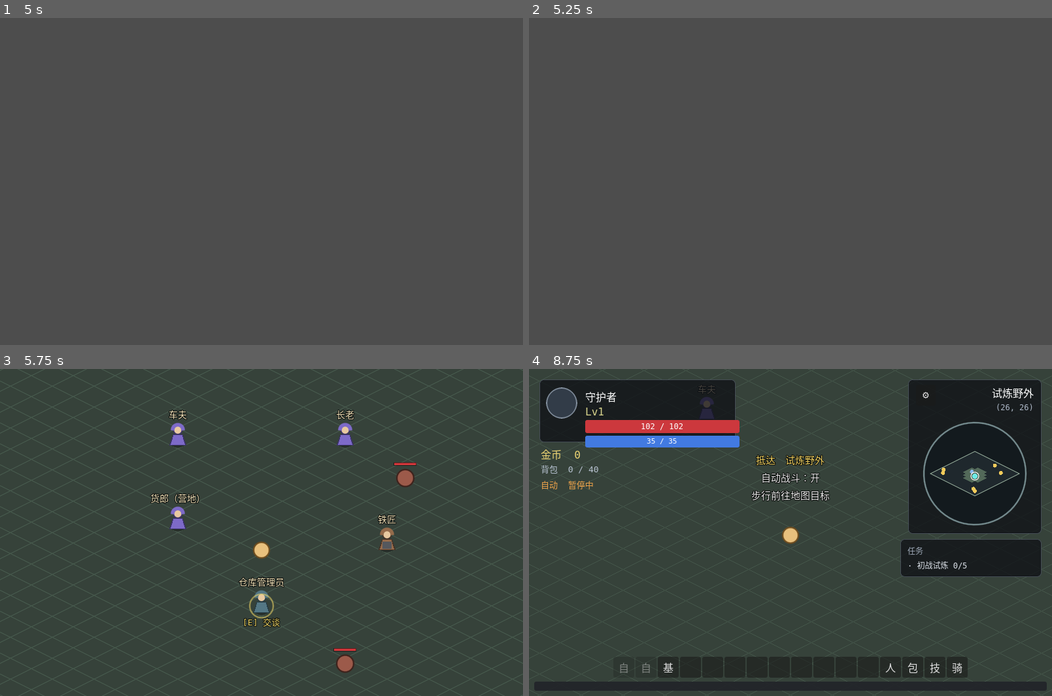
Above: before the commit, frames 1-4 (two rows, left to right).
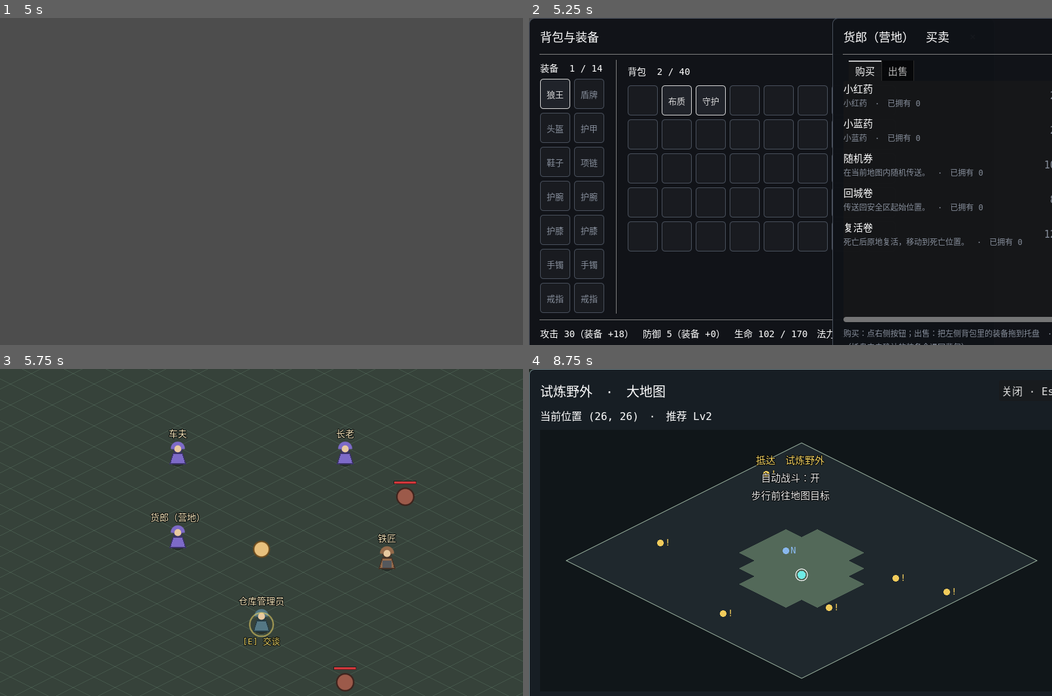
Above: after the commit, the same moments.

Repository: fengcms/DegenerateAge
Game: Godot game, scene res://tests/SmokeTest.tscn
The game is run twice, just before and just after one commit, with the same random seed, the same clock (stepped at 60 frames per second) and the same inputs. This scene is started directly instead of the project's main scene.
Inputs (mouse positions are in pixels of both pictures, inside the frame that each line leads up to):
- Up to frame 1 (5 s): tap Enter at 0.5, 2, 4.25 s; move the mouse to (376, 165) at 0.52 s; hold D (move_right) 0.53-1.25 s; hold Space (attack) 0.53-1.25 s; click (376, 165) at 0.67 s; drag from (156, 197) to (235, 246) at 1.27 s; move the mouse to (313, 109) at 2.02 s; hold D (move_right) 2.03-2.75 s; hold G (auto_pickup) 2.03-2.75 s; drag from (235, 246) to (104, 132) at 2.77 s; tap Space (attack) at 3.5 s; drag from (256, 171) to (287, 181) at 3.52 s; drag from (104, 132) to (183, 99) at 4.27 s
- Up to frame 2 (5.25 s): move the mouse to (816, 181) at 5.02 s; hold S (move_down) from 5.03 s (still down); tap = (hotbar_12) at 5.1 s; click (816, 181) at 5.17 s
- Up to frame 3 (5.75 s): keep holding S (move_down)
- Up to frame 4 (8.75 s): release S (move_down) at 5.75 s; drag from (712, 450) to (685, 548) at 5.77 s; move the mouse to (905, 516) at 6.52 s; hold W (move_up) 6.53-7.25 s; tap 3 (hotbar_3) at 6.6 s; drag from (685, 548) to (764, 597) at 7.27 s; tap Space (attack) at 8 s; move the mouse to (842, 460) at 8.02 s; hold S (move_down) from 8.03 s (still down); tap 5 (hotbar_5) at 8.1 s

Frame 1 is identical in both runs. In frame 2, 97% of the frame differs, in the area x 0-100%, y 0-100%; in frame 3, 3.4%; in frame 4, 75%.

Commit message:
feat(m6-0c): 批次结算 + 品质优先入包 + 未领取持久化 + 存档 schema 8（创意 07 §8/§11）
- monster.gd：整批掉落生成唯一 batchId；新增 _priority_order / _claim_rank
  按 传说→史诗→稀有→优秀→普通→药水/如意→金币 决定**认领序**（仅影响背包
  空间分配，展示序留 0d）；_spawn_drop 传 batch_id + persistent（精英/Boss）
- game_state.gd：新增未领取战利品 unclaimed_loot（逐条 + 全局唯一 uid）与
  add/remove/for/count/encode/apply 六个 API（镜像 spawn_respawn 模式）
- ground_item.gd：新增 persistent / batch_id / claim_uid；入包失败（精英/Boss）
  延后一帧登记（掉落方在 add_child 后才设落点）；领取成功注销记录 + 请求保存；
  persistent 不走 60s 淡出
- game.gd：进入地图重建本图未领取战利品（auto_claim=false + persistent=true，
  落点夹回图内）
- save_manager.gd：CURRENT_SCHEMA 7→8；_collect 写 unclaimedLoot；
  _migrate v<8 补空集合；_is_valid_save 增 _valid_unclaimed_loot（不校验
  map_id 存在性，与 spawnRespawn 同口径）；apply_to_game_state 在重载前恢复
- smoke：新增 _test_unclaimed_loot（认领序 / 满包优先入包 + 登记 + 落点 /
  persistent 不淡出 vs 普通仍淡出 / JSON 往返 / v7 迁移 / 非法拒档 /
  领取注销 / Game._ready 重建），并做两处负向验证（断言有牙）
- 验证：四层无头全绿 + BossReview + ReviewRegression + HotbarConfig +
  ChapterOneAcceptance，0 SCRIPT ERROR；测试前后 slot_1.json md5 一致

Diff:
--- a/autoload/game_state.gd
+++ b/autoload/game_state.gd
@@ -59,6 +59,14 @@
 ##   → { "readyAt": float（到点时的 world_time）, "pos": Vector2（死亡处） }
 ## 只记录**未刷新完成**的点；到点即清除（表不会无限增长，14 §5 R-d）。
 var spawn_respawn: Dictionary = {}
+
+## 未领取战利品（M6-0c / 创意 07 §11）：精英 / Boss 入包失败的掉落物，跨图 / 跨档保留，
+## 直到领取或玩家主动丢弃（普通怪与玩家自行丢弃物仍按 60s 淡出旧规则）。
+## key = map_id；value = Array[ { "uid": String, "batchId": String, "item": Dictionary, "pos": Vector2 } ]
+## ⚠ 与 spawn_respawn 同构：encode / apply 负责 JSON 往返（Vector2 ↔ [x,y]）。
+##   读档由 SaveManager.apply_to_game_state 调用，须在 `Game._ready` 重建地面物之前完成。
+var unclaimed_loot: Dictionary = {}
+var _unclaimed_seq: int = 0
 
 ## 读档待应用的玩家世界坐标（M1-10，10.3「当前地图与坐标」）。
 ## 写入方：SaveManager.apply_to_game_state；消费方：Game._ready（消费一次后 clear_save_pos）。
@@ -153,6 +161,7 @@
 	Consumable.reset()              # M2.5：药水冷却为运行态，重开 / 读档清零（不落档）
 	world_time = 0.0                # M4-10：世界时钟与刷新状态重置（新游戏 / 初始化）
 	spawn_respawn = {}
+	unclaimed_loot = {}             # M6-0c：未领取战利品（新游戏 / 初始化清空）
 	clear_save_pos()
 	settings = default_settings()
 	hotbar = HotbarConfig.defaults()
@@ -602,6 +611,94 @@
 			return Vector2(float(arr[0]), float(arr[1]))
 	return Vector2.ZERO
 
+# ---- 未领取战利品（M6-0c；创意 07 §11）----
+## 精英 / Boss 入包失败的掉落物登记于此：跨图 / 跨档保留，直到领取或玩家主动丢弃。
+## uid 全局唯一（跨图查找即可注销，调用方无需记 map_id）。
+
+## 登记一件未领取战利品，返回其唯一 uid（领取成功时据此注销）。
+func add_unclaimed_loot(map_id: String, batch_id: String, item: Dictionary, pos: Vector2) -> String:
+	if map_id.is_empty() or item.is_empty():
+		return ""
+	_unclaimed_seq += 1
+	var uid := "u_%d_%d" % [Time.get_ticks_msec(), _unclaimed_seq]
+	if not unclaimed_loot.has(map_id):
+		unclaimed_loot[map_id] = []
+	(unclaimed_loot[map_id] as Array).append({
+		"uid": uid, "batchId": batch_id, "item": item.duplicate(true), "pos": pos,
+	})
+	return uid
+
+## 注销某条未领取记录（领取成功后，§11.3）。uid 全局唯一，故跨图查找。返回是否命中。
+func remove_unclaimed_loot(uid: String) -> bool:
+	if uid.is_empty():
+		return false
+	for map_id in unclaimed_loot.keys():
+		var rows: Array = unclaimed_loot[map_id]
+		for i in range(rows.size()):
+			if String((rows[i] as Dictionary).get("uid", "")) == uid:
+				rows.remove_at(i)
+				if rows.is_empty():
+					unclaimed_loot.erase(map_id)
+				return true
+	return false
+
+## 某图当前未领取记录（深拷贝，供重建地面物）。
+func unclaimed_loot_for(map_id: String) -> Array:
+	if not unclaimed_loot.has(map_id):
+		return []
+	return (unclaimed_loot[map_id] as Array).duplicate(true)
+
+## 某图未领取件数（供界面 / 批次摘要提示，§11.6）。
+func unclaimed_count(map_id: String) -> int:
+	var rows: Variant = unclaimed_loot.get(map_id, [])
+	return (rows as Array).size() if rows is Array else 0
+
+## 存档编码：Vector2 → [x, y]（JSON 无 Vector2；与 encode_spawn_respawn 同构）。
+func encode_unclaimed_loot() -> Dictionary:
+	var out: Dictionary = {}
+	for map_id in unclaimed_loot.keys():
+		var rows: Array = []
+		for record in (unclaimed_loot[map_id] as Array):
+			if not (record is Dictionary):
+				continue
+			var pos_v: Variant = (record as Dictionary).get("pos", Vector2.ZERO)
+			var p: Vector2 = pos_v if pos_v is Vector2 else Vector2.ZERO
+			var item_v: Variant = (record as Dictionary).get("item", {})
+			rows.append({
+				"uid": String((record as Dictionary).get("uid", "")),
+				"batchId": String((record as Dictionary).get("batchId", "")),
+				"item": (item_v as Dictionary).duplicate(true) if item_v is Dictionary else {},
+				"pos": [p.x, p.y],
+			})
+		out[String(map_id)] = rows
+	return out
+
+## 读档解码：[x, y] → Vector2。非法项**忽略而非拒档**（地图数据变动不应导致读档失败）。
+func apply_unclaimed_loot(raw: Variant) -> void:
+	unclaimed_loot = {}
+	_unclaimed_seq = 0
+	if not (raw is Dictionary):
+		return
+	for map_id in (raw as Dictionary).keys():
+		var rows: Variant = (raw as Dictionary)[map_id]
+		if not (rows is Array):
+			continue
+		var clean: Array = []
+		for record in (rows as Array):
+			if not (record is Dictionary):
+				continue
+			var item_v: Variant = (record as Dictionary).get("item", {})
+			if not (item_v is Dictionary) or (item_v as Dictionary).is_empty():
+				continue
+			clean.append({
+				"uid": String((record as Dictionary).get("uid", "")),
+				"batchId": String((record as Dictionary).get("batchId", "")),
+				"item": (item_v as Dictionary).duplicate(true),
+				"pos": _decode_pos((record as Dictionary).get("pos", null)),
+			})
+		if not clean.is_empty():
+			unclaimed_loot[String(map_id)] = clean
+
 # ---- 自动战斗 / 自动拾取开关（M1-9，3.14 / 4.6）----
 
 ## 设置自动战斗开关（F 键）。返回新状态。决策机订阅本信号以重置锚点。
--- a/autoload/save_manager.gd
+++ b/autoload/save_manager.gd
@@ -15,9 +15,10 @@
 const LAST_SLOT_FILE := SAVE_DIR + "last_slot.json"
 
 const MAX_SLOTS := 3
-## 存档 schema 版本（工程文档 06）。v7（M4-10 / 工程文档 14 §3.1 ④）新增：
-##   `worldTime`（世界时钟）与 `spawnRespawn`（怪物点刷新状态，含墓碑位置）。
-const CURRENT_SCHEMA := 7
+## 存档 schema 版本（工程文档 06）。
+## v7（M4-10 / 工程文档 14 §3.1 ④）新增：`worldTime`（世界时钟）与 `spawnRespawn`（怪物点刷新状态）。
+## v8（M6-0c / 工程文档 18 §5）新增：`unclaimedLoot`（精英 / Boss 未领取战利品，创意 07 §11）。
+const CURRENT_SCHEMA := 8
 
 ## 自动存间隔（10.3：常规每 120 秒）与事件存去抖（合并短时间内的多次变更，避免频繁写盘）。
 const AUTOSAVE_INTERVAL := 120.0
@@ -114,6 +115,8 @@
 		# M4-10：世界时钟与怪物点刷新状态（墓碑跨图 / 跨档保持，见工程文档 14 §3.1 ④）
 		"worldTime": GameState.world_time,
 		"spawnRespawn": GameState.encode_spawn_respawn(),
+		# M6-0c：未领取战利品（精英 / Boss 入包失败，跨图 / 跨档保留；创意 07 §11）
+		"unclaimedLoot": GameState.encode_unclaimed_loot(),
 		# 注意：运行态自动战斗开关**不入档**（10.3：重启后自动战斗默认关闭）。
 	}
 
@@ -340,6 +343,9 @@
 			# M4-10：旧档无世界时钟与刷新状态 → 视为「无墓碑」，从零起算（不报错）
 			data.worldTime = 0.0
 			data.spawnRespawn = {}
+		if v < 8:
+			# M6-0c：旧档无未领取战利品 → 空集合（创意 07 §11）
+			data.unclaimedLoot = {}
 		data.schemaVersion = CURRENT_SCHEMA
 	return data
 
@@ -360,6 +366,8 @@
 	# `Game._ready` → `spawn_from_map` 装配怪物点时会立即读取该状态（决定是否建墓碑）。
 	GameState.world_time = maxf(0.0, float(data.get("worldTime", 0.0)))
 	GameState.apply_spawn_respawn(data.get("spawnRespawn", {}))
+	# M6-0c：未领取战利品同样须在重载场景前恢复 —— `Game._ready` 会据此重建地面物（创意 07 §11.2）。
+	GameState.apply_unclaimed_loot(_deep_int(data.get("unclaimedLoot", {})))
 	GameState.inventory = _migrate_inventory(data.get("inventory", []))
 	GameState.warehouse_expansions = int(data.get("warehouseExpansions", 0))
 	GameState.warehouse = _migrate_warehouse(data.get("warehouse", []), GameState.warehouse_expansions)
@@ -608,6 +616,9 @@
 		return false
 	if not _valid_spawn_respawn(data.get("spawnRespawn")):
 		return false
+	# M6-0c：未领取战利品结构（v8 起；旧档由 _migrate 补空集合）
+	if not _valid_unclaimed_loot(data.get("unclaimedLoot")):
+		return false
 	if not data.get("savedAt") is String or not _whole(data.get("slotId"), -1, MAX_SLOTS):
 		return false
 	var pos: Variant = data.get("playerPos")
@@ -718,6 +729,31 @@
 		for value in (pos as Array):
 			if not _number(value):
 				return false
+	return true
+
+## M6-0c（创意 07 §11）：未领取战利品合法性。整体字典；每图须为数组；每条含字符串 `uid` /
+## `batchId`、合法物品 `item`、长度 2 的数对 `pos`。与 `_valid_spawn_respawn` 同口径——
+## **不认识的 map_id 不拒档**（地图数据变动不应导致读档失败；`apply_unclaimed_loot` 亦会忽略非法项）。
+func _valid_unclaimed_loot(raw: Variant) -> bool:
+	if not (raw is Dictionary):
+		return false
+	for map_id in (raw as Dictionary).keys():
+		var rows: Variant = (raw as Dictionary)[map_id]
+		if not (rows is Array):
+			return false
+		for record in (rows as Array):
+			if not (record is Dictionary):
+				return false
+			if not (record.get("uid") is String) or not (record.get("batchId") is String):
+				return false
+			if not (record.get("item") is Dictionary) or not _valid_item(record.item):
+				return false
+			var pos: Variant = record.get("pos", null)
+			if not (pos is Array) or (pos as Array).size() != 2:
+				return false
+			for value in (pos as Array):
+				if not _number(value):
+					return false
 	return true
 
 ## 先复制到临时文件再替换备份，复制失败不得先删除旧备份。
--- a/scripts/entities/ground_item.gd
+++ b/scripts/entities/ground_item.gd
@@ -49,8 +49,16 @@
 @export var auto_claim: bool = true
 ## 同批多件起飞错峰（s）：由掉落方按序号传入（`Monster._spawn_drop`）。
 @export var stagger_delay: float = 0.0
+## M6-0c（创意 07 §11）：精英 / Boss 掉落为 true ⇒ 入包失败登记为「未领取战利品」，
+## **不走 60s 淡出**，跨图 / 跨档保留，直到领取或玩家主动丢弃。普通怪 / 玩家丢弃物保持 false。
+@export var persistent: bool = false
+## M6-0c（创意 07 §8）：所属掉落批次 ID（仅信息用途，便于批次级提示 / 排查）。
+@export var batch_id: String = ""
 
 @export var item: Dictionary = {}
+
+## M6-0c：登记后的未领取记录 uid（空 = 未登记）；领取成功时据此注销（§11.3）。
+var claim_uid: String = ""
 
 var _life: float = LIFETIME
 var _blocked_cd: float = 0.0
@@ -91,10 +99,12 @@
 		return
 
 	# ---- 未认领：地面物旧语义 ----
-	_life -= delta
-	if _life <= 0.0:
-		_fade_out()
-		return
+	# M6-0c：精英 / Boss 未领取战利品（persistent）不参与 60s 淡出，持续到领取（§11）。
+	if not persistent:
+		_life -= delta
+		if _life <= 0.0:
+			_fade_out()
+			return
 	# 停驻 / 保护期内不自动拾取（点击不受限，见 _on_click_area_input_event）
 	if _spawn_t < hold_time:
 		return
@@ -110,6 +120,10 @@
 ## 失败（背包满 / 金币满）→ 保持未认领，回退旧留地语义（不静默丢失）。
 func _try_claim() -> void:
 	if not _try_pickup(false):        # 静默入包：拾取提示改在飞行结束时弹（Q2）
+		# M6-0c：精英 / Boss 入包失败 ⇒ 登记未领取战利品（§11.1）。
+		# ⚠ 延后一帧登记：掉落方在 `add_child` **之后**才设最终落点（`Monster._spawn_drop`），
+		#   立即登记会记到默认位置。deferred 在当前帧末 flush，此时落点已定。
+		_register_unclaimed.call_deferred()
 		return
 	_claimed = true
 	remove_from_group("ground_items")  # 关键收敛点：AutoBattle 顺路拾取立刻看不见它
@@ -122,6 +136,22 @@
 	_hold_until = maxf(hold_time, 0.0) + maxf(stagger_delay, 0.0)
 	_fly_from = global_position
 	queue_redraw()
+
+## M6-0c（创意 07 §11.2）：登记为「未领取战利品」。仅 persistent（精英 / Boss）、
+## 未认领、且未登记过时生效（幂等）。记录地图 ID / 批次 ID / 实例数据 / 落点。
+func _register_unclaimed() -> void:
+	if not persistent or _claimed or not claim_uid.is_empty():
+		return
+	claim_uid = GameState.add_unclaimed_loot(GameState.current_map, batch_id, item, global_position)
+	SaveManager.request_autosave()
+
+## M6-0c（创意 07 §11.3）：领取成功 → 注销未领取记录并请求保存（幂等；未登记时为 no-op）。
+func _clear_unclaimed_record() -> void:
+	if claim_uid.is_empty():
+		return
+	GameState.remove_unclaimed_loot(claim_uid)
+	claim_uid = ""
+	SaveManager.request_autosave()
 
 ## 是否播放飞行动画（设置项 10.3，默认开；关闭 = 认领后立即入包并消失）。
 func _fly_enabled() -> bool:
@@ -208,6 +238,7 @@
 ## 背包满 / 金币满 → 留地并节流提示（不静默丢失）。
 func _try_pickup(announce: bool = true) -> bool:
 	if item.is_empty():
+		_clear_unclaimed_record()
 		queue_free()
 		return true
 
@@ -223,6 +254,7 @@
 		_pickup_msg = "拾取：金币 +%d" % got
 		if announce:
 			_announce_pickup()
+		_clear_unclaimed_record()
 		return true
 	if String(item.get("kind", "")) == "mount":
 		var mount_id := String(item.get("itemId", ""))
@@ -232,6 +264,7 @@
 		_pickup_msg = "获得坐骑：%s" % ItemUtil.display_name(item) if fresh else "该坐骑已收藏"
 		if announce:
 			_announce_pickup()
+		_clear_unclaimed_record()
 		return true
 
 	if Inventory.add(GameState.inventory, item):
@@ -240,6 +273,7 @@
 		_pickup_msg = "拾取：" + ItemUtil.display_name(item)
 		if announce:
 			_announce_pickup()
+		_clear_unclaimed_record()
 		return true
 	if _blocked_cd <= 0.0:
 		_blocked_cd = BLOCK_TOAST_CD
--- a/scripts/entities/monster.gd
+++ b/scripts/entities/monster.gd
@@ -78,6 +78,8 @@
 var boss_phase := 0
 var _boss_enraged := false
 var _boss_beat := 0.0
+## M6-0c：本实例掉落批次序号（与 ticks 拼成批次 ID，见 _settle_rewards）。
+var _batch_seq: int = 0
 var _stomp_pending := false
 var _stomp_remaining := 0.0
 var _stomp_cooldown := 0.0
@@ -470,9 +472,43 @@
 		return
 
 	var rolled := Loot.roll(table_id, null, monster_id)
-	for i in range(rolled.size()):
-		_spawn_drop(rolled[i], i)
+	# M6-0c（创意 07 §8）：整批掉落一次抽取（随机结果只生成一次），批次带唯一 ID；
+	# 认领序按品质优先（只影响背包空间分配；展示顺序由 M6-0d 装备雨负责）。
+	_batch_seq += 1
+	var batch_id := "b_%d_%d" % [Time.get_ticks_msec(), _batch_seq]
+	var persistent := _kind() in ["elite", "boss"]   # 精英 / Boss 未领取 ⇒ 跨图 / 跨档保留（§11）
+	var ordered := _priority_order(rolled)
+	for i in range(ordered.size()):
+		_spawn_drop(ordered[i], i, batch_id, persistent)
 	_announce_drops(rolled)
+
+## 入包认领序（创意 07 §8）：传说→史诗→稀有→优秀→普通；同品质按生成序号。
+## 药水 / 如意 / 杂项排在装备之后，金币最后（独立入账）。分桶实现以保持**稳定次序**。
+const _QUALITY_RANK := {"common": 0, "uncommon": 1, "rare": 2, "epic": 3, "legendary": 4}
+
+static func _priority_order(items: Array) -> Array:
+	var buckets := {6: [], 5: [], 4: [], 3: [], 2: [], 1: [], 0: []}
+	for it in items:
+		if not (it is Dictionary):
+			continue
+		var rank := _claim_rank(it as Dictionary)
+		if not buckets.has(rank):
+			buckets[rank] = []
+		buckets[rank].append(it)
+	var out: Array = []
+	for rank in [6, 5, 4, 3, 2, 1, 0]:
+		for it in buckets.get(rank, []):
+			out.append(it)
+	return out
+
+## 认领优先级：金币 0 ＜ 药水 / 如意 / 杂项 1 ＜ 装备 2+品质序（普通 2 … 传说 6）。
+static func _claim_rank(item: Dictionary) -> int:
+	var kind := String(item.get("kind", ""))
+	if kind == "coin":
+		return 0
+	if kind == "equip":
+		return 2 + int(_QUALITY_RANK.get(String(item.get("quality", "common")), 0))
+	return 1
 
 ## 聚合广播一条掉落提示：如「腐化野狼 掉落：金币 ×6 · 生命药水 · 稀有 布甲头盔 Lv2」。
 func _announce_drops(items: Array) -> void:
@@ -486,7 +522,8 @@
 
 ## 在死亡位置附近生成一件地面掉落物（7.6 / 9.9）。
 ## `index` 为同批序号：用于 `stagger_delay` 起飞错峰，避免多件同时飞行叠成一坨。
-func _spawn_drop(item: Dictionary, index: int = 0) -> void:
+## M6-0c：`persistent`（精英 / Boss）⇒ 入包失败登记为「未领取战利品」，跨图 / 跨档保留（创意 07 §11）。
+func _spawn_drop(item: Dictionary, index: int = 0, batch_id: String = "", persistent: bool = false) -> void:
 	if item.is_empty():
 		return
 	var layer := get_tree().get_first_node_in_group("loot_root")
@@ -496,6 +533,8 @@
 	gi.item = item
 	gi.auto_claim = true   # 怪物掉落 = 生成即认领（工程文档 10 方案 C）
 	gi.stagger_delay = minf(float(index) * GroundItem.STAGGER_PER_ITEM, GroundItem.STAGGER_MAX)
+	gi.batch_id = batch_id
+	gi.persistent = persistent
 	layer.add_child(gi)
 	var ang := _rng.randf() * TAU
 	var r := _rng.randf() * DROP_SCATTER
--- a/scripts/world/game.gd
+++ b/scripts/world/game.gd
@@ -3,6 +3,7 @@
 ## 依据产品文档 7.2（相机平滑跟随、防露边界）、7.9（怪物点刷新）、6.3（安全区 NPC）。
 
 const NPC_SCENE := preload("res://scenes/entities/Npc.tscn")
+const GROUND_ITEM_SCENE := preload("res://scenes/entities/GroundItem.tscn")
 
 ## 世界按「当前地图」数据驱动装配（M3-1）：
 ##   · 怪物点 → `maps.json` 的 `spawnPoints`（`MonsterSpawner.spawn_from_map`）
@@ -86,6 +87,9 @@
 	# 各图 NPC（M3-1：由 maps.json 的 npcs 驱动）
 	_spawn_npcs()
 
+	# M6-0c（创意 07 §11.2）：重建本图未领取战利品 —— 切图 / 读档后恢复，跨档不丢
+	_rebuild_unclaimed_loot()
+
 	# 抵达提示（切图 / 读档后给一次系统提示；延后一帧等 HUD 就绪）
 	_notify_arrival.call_deferred()
 
@@ -104,6 +108,34 @@
 		npc.greeting = String(spec.get("greeting", ""))
 		npc.position = Iso.grid_to_world(_cell_of(spec))
 		_npcs.add_child(npc)
+
+## M6-0c（创意 07 §11.2）：进入地图时重建本图未领取战利品，跨图 / 跨档不丢。
+## 重建物为「已登记」状态：`auto_claim=false`（不重复结算 / 不再飞向玩家）、`persistent=true`
+## （不走 60s 淡出），依靠靠近 / 点击拾取；领取成功再注销记录（见 `GroundItem`）。
+## 落点夹回图内 —— §11.4 的完整可走网格校验待障碍系统落地后再补（当前至少保证边界内）。
+func _rebuild_unclaimed_loot() -> void:
+	var records := GameState.unclaimed_loot_for(GameState.current_map)
+	if records.is_empty():
+		return
+	var layer := get_tree().get_first_node_in_group("loot_root")
+	if layer == null:
+		return
+	for record in records:
+		if not (record is Dictionary):
+			continue
+		var item_v: Variant = (record as Dictionary).get("item", {})
+		if not (item_v is Dictionary) or (item_v as Dictionary).is_empty():
+			continue
+		var gi: GroundItem = GROUND_ITEM_SCENE.instantiate()
+		gi.item = (item_v as Dictionary).duplicate(true)
+		gi.auto_claim = false
+		gi.persistent = true
+		gi.batch_id = String((record as Dictionary).get("batchId", ""))
+		gi.claim_uid = String((record as Dictionary).get("uid", ""))
+		layer.add_child(gi)
+		var pos_v: Variant = (record as Dictionary).get("pos", Vector2.ZERO)
+		var pos: Vector2 = pos_v if pos_v is Vector2 else Vector2.ZERO
+		gi.global_position = _ground.clamp_to_map(pos)
 
 ## `maps.json` 的 `cell` 是 `[x, y]` 数组（JSON 无 Vector2i）。
 func _cell_of(spec: Dictionary) -> Vector2i:
--- a/tests/smoke_test.gd
+++ b/tests/smoke_test.gd
@@ -34,6 +34,7 @@
 	_test_mount_core()
 	await _test_pickup()
 	await _test_claim_fly()
+	await _test_unclaimed_loot()
 	_test_equipment()
 	_test_upgrade()
 	_test_rune_upgrade()
@@ -1079,6 +1080,126 @@
 	player.queue_free()
 	loot_root.queue_free()
 	await get_tree().process_frame
+
+## M6-0c（创意 07 §8/§11）：批次结算 + 品质优先入包 + 未领取持久化 + 存档 schema 8。
+func _test_unclaimed_loot() -> void:
+	GameState.reset_to_defaults()
+	GameState.settings["dropFlyAnim"] = false   # 本用例判「入包」语义，关飞行以便即时结算
+
+	var coin := {"kind": "coin", "itemId": "coin", "gold": 6, "count": 1}
+	var potion := {"kind": "potion", "itemId": "potion_hp_small", "count": 1}
+	var common_e := _equip_instance("weapon_starter", "u_common", {"atk": 3})
+	var rare_e := _equip_instance("weapon_starter", "u_rare", {"atk": 7})
+	rare_e["quality"] = "rare"
+	var leg_e := _equip_instance("weapon_legendary_vein_guard", "u_leg", {"atk": 30})
+	leg_e["quality"] = "legendary"
+	leg_e["level"] = 9
+
+	# ① 入包认领序（§8）：传说→史诗→稀有→优秀→普通；之后药水 / 如意；金币最后。
+	var order_ids: Array = []
+	for row in Monster._priority_order([coin, common_e, potion, leg_e, rare_e]):
+		order_ids.append(String(row.get("instanceId", row.get("kind", ""))))
+	_expect(",".join(PackedStringArray(order_ids)) == "u_leg,u_rare,u_common,potion,coin",
+		"入包序应为 传说→稀有→普通→药水→金币，实际 %s" % ",".join(PackedStringArray(order_ids)))
+
+	var loot_root := Node2D.new()
+	loot_root.add_to_group("loot_root")
+	add_child(loot_root)
+	var player = load("res://scenes/entities/Player.tscn").instantiate()
+	add_child(player)
+	player.global_position = Vector2(4000.0, 4000.0)   # 远离掉落点，避免「靠近拾取」干扰
+	await get_tree().physics_frame
+
+	# ② 满包仅 1 空位 + 按认领序投放（传说在前）→ 传说入包、普通登记为未领取（§8/§11.1）
+	GameState.inventory = Inventory.create(40)
+	for i in range(39):
+		Inventory.add(GameState.inventory, _equip_instance("weapon_starter", "fill_%d" % i, {"atk": 1}))
+	var gi_leg: GroundItem = load("res://scenes/entities/GroundItem.tscn").instantiate()
+	gi_leg.item = leg_e
+	gi_leg.persistent = true
+	gi_leg.batch_id = "b_test"
+	gi_leg.hold_time = 0.0
+	loot_root.add_child(gi_leg)
+	gi_leg.global_position = Vector2(0.0, 0.0)
+	var gi_common: GroundItem = load("res://scenes/entities/GroundItem.tscn").instantiate()
+	gi_common.item = common_e
+	gi_common.persistent = true
+	gi_common.batch_id = "b_test"
+	gi_common.hold_time = 0.0
+	loot_root.add_child(gi_common)
+	gi_common.global_position = Vector2(37.0, -12.0)
+	await get_tree().physics_frame
+	_expect(_index_of_instance("u_leg") >= 0, "满包时最高品质（传说）应优先入包")
+	_expect(_index_of_instance("u_common") < 0, "空间不足时低品质应留为未领取")
+	_expect(GameState.unclaimed_count(GameState.current_map) == 1, "应有 1 件未领取战利品登记")
+	_expect(not gi_common.claim_uid.is_empty() and not gi_common.is_claimed(),
+		"未领取物应持有登记 uid 且未标记已认领")
+	var rec: Dictionary = GameState.unclaimed_loot_for(GameState.current_map)[0] if GameState.unclaimed_count(GameState.current_map) > 0 else {}
+	_expect(rec.get("pos", Vector2.ZERO) is Vector2
+		and (rec.get("pos", Vector2.ZERO) as Vector2).is_equal_approx(Vector2(37.0, -12.0)),
+		"未领取记录落点应等于最终落点（延后登记），实际 %s" % str(rec.get("pos", null)))
+	_expect(String(rec.get("batchId", "")) == "b_test", "未领取记录应带批次 ID")
+
+	# ③ persistent 不走 60s 淡出；对照普通地面物仍按旧规则淡出（§11 首段）
+	gi_common._physics_process(GroundItem.LIFETIME + 5.0)
+	_expect(is_instance_valid(gi_common) and gi_common._life >= GroundItem.LIFETIME,
+		"未领取战利品不应参与 60s 淡出")
+	var gi_plain: GroundItem = load("res://scenes/entities/GroundItem.tscn").instantiate()
+	gi_plain.item = _equip_instance("weapon_starter", "u_plain", {"atk": 2})
+	gi_plain.auto_claim = false
+	gi_plain.hold_time = 0.0
+	loot_root.add_child(gi_plain)
+	gi_plain.global_position = Vector2(0.0, 0.0)
+	await get_tree().physics_frame
+	gi_plain._physics_process(GroundItem.LIFETIME + 5.0)
+	_expect(gi_plain._life < 0.0, "普通地面物应仍按 60s 淡出（旧规则不变）")
+	gi_plain.queue_free()
+
+	# ④ 存档往返 / schema 8 / v7 迁移 / 非法结构拒档
+	var saved := SaveManager._collect()
+	_expect(SaveManager._is_valid_save(saved), "含未领取记录的存档应合法")
+	_expect(SaveManager.CURRENT_SCHEMA == 8, "M6-0c 后存档 schema 应为 8，实际 %d" % SaveManager.CURRENT_SCHEMA)
+	GameState.unclaimed_loot = {}
+	SaveManager.apply_to_game_state(saved)
+	_expect(GameState.unclaimed_count(GameState.current_map) == 1, "读档后未领取记录应恢复")
+	var legacy := SaveManager._collect()
+	legacy["schemaVersion"] = 7
+	legacy.erase("unclaimedLoot")
+	_expect(SaveManager._is_valid_save(legacy), "v7 旧档应可读（迁移补空未领取集合）")
+	var legacy_migrated: Dictionary = SaveManager._migrate(legacy)
+	_expect(legacy_migrated.get("unclaimedLoot", null) is Dictionary
+		and (legacy_migrated["unclaimedLoot"] as Dictionary).is_empty(), "v7 迁移应补空未领取集合")
+	var bad := SaveManager._collect()
+	bad["unclaimedLoot"] = {"camp": [{"uid": 1, "batchId": "x", "item": {}, "pos": [0, 0]}]}
+	_expect(not SaveManager._is_valid_save(bad), "未领取结构非法（uid 非字符串 / item 非法）应拒档")
+
+	# ⑤ 领取成功 → 注销未领取记录（§11.3）
+	GameState.inventory[0] = null
+	player.global_position = gi_common.global_position
+	await get_tree().physics_frame
+	await get_tree().physics_frame
+	_expect(_index_of_instance("u_common") >= 0, "腾出空间后靠近应拾取未领取物")
+	_expect(GameState.unclaimed_count(GameState.current_map) == 0, "拾取成功后应注销未领取记录")
+
+	# ⑥ 切图 / 读档重建（§11.2）：进入地图从记录恢复未领取地面物
+	player.queue_free()
+	loot_root.queue_free()
+	await get_tree().process_frame
+	GameState.unclaimed_loot = {}
+	GameState.add_unclaimed_loot("camp", "b_rebuild", _equip_instance("weapon_starter", "u_rebuild", {"atk": 4}), Vector2(128.0, 128.0))
+	var main := preload("res://scenes/Main.tscn").instantiate()
+	add_child(main)
+	await get_tree().process_frame
+	var rebuilt_layer: Node = main.get_node("Game/LootRoot")
+	var rebuilt := 0
+	for child in rebuilt_layer.get_children():
+		if child is GroundItem and child.persistent and String(child.item.get("instanceId", "")) == "u_rebuild":
+			rebuilt += 1
+	_expect(rebuilt == 1, "进入地图应从记录重建未领取战利品，实际 %d" % rebuilt)
+	main.queue_free()
+	await get_tree().process_frame
+	GameState.unclaimed_loot = {}
+	GameState.reset_to_defaults()
 
 ## M1-7：装备栏 14 槽（5.1）、穿戴后属性立即生效（T06）、实例属性不重随（10.1）。
 func _test_equipment() -> void:
Not shown, changed: docs/工程文档/18-M6-0战利品持久化与装备雨实施方案.md
